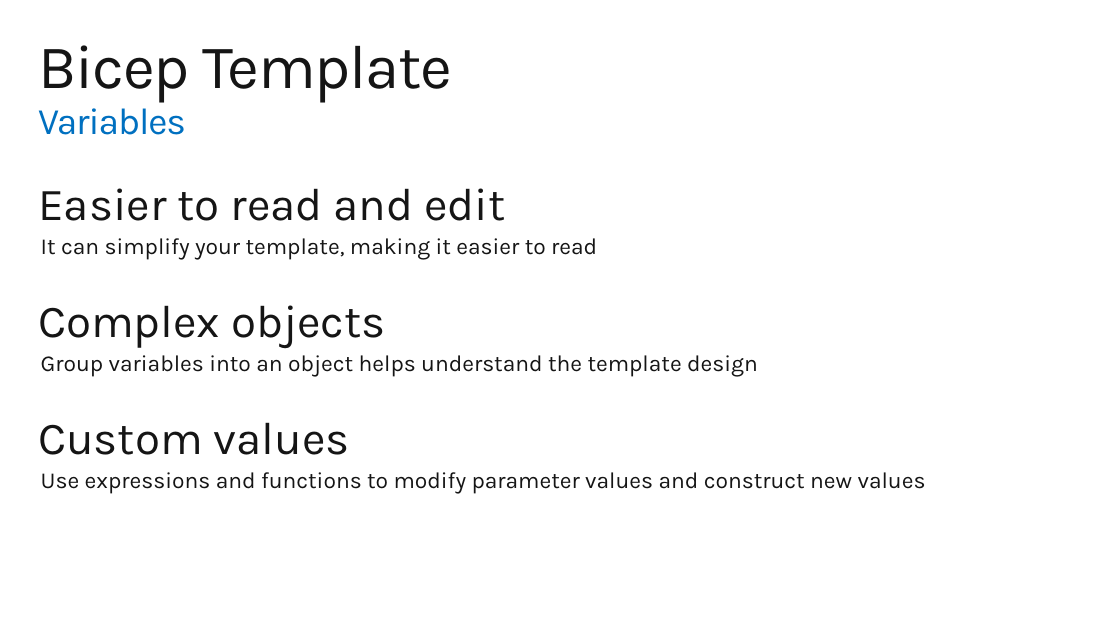
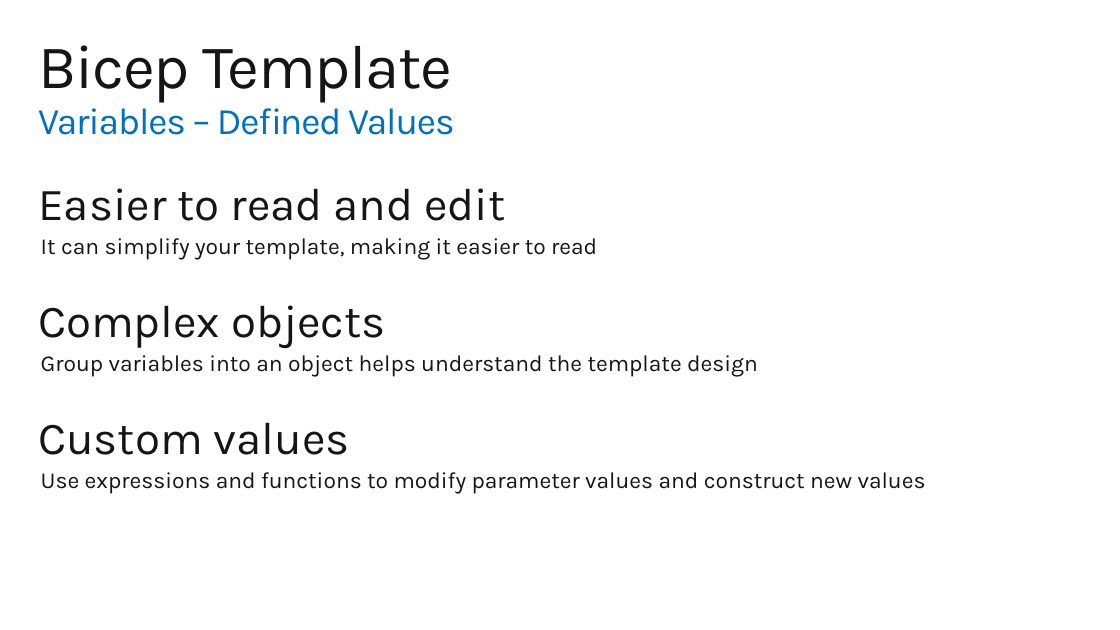
Before and after one commit to nicolalgallacher/Bicep_WhatTheHack, a slide deck: slide 20 of Coach/BicepIntro-MicroHack.pptx. Drawn at 1120x630 pixels with LibreOffice and Linux fonts; fonts in the diff are those of the drawing; background and template pictures are left out. Boxes give left, top, right and bottom in pixels: in the first picture for what was removed or moved away, otherwise in the second. Text is boxed around its words. In the diff, an @@ line names an element or a change of style, - is before the commit and + after.

```diff
--- a/Coach/BicepIntro-MicroHack.pptx
+++ b/Coach/BicepIntro-MicroHack.pptx
@@ title at [38,45,455,135]: text changed; size 52.9 to 32 pt; text colour #151515 to #0070C0 @@
-Bicep Template
-Variables
+Bicep Template
+Variables – Defined Values
```
Also in this commit, not shown: 2 other slides changed.
